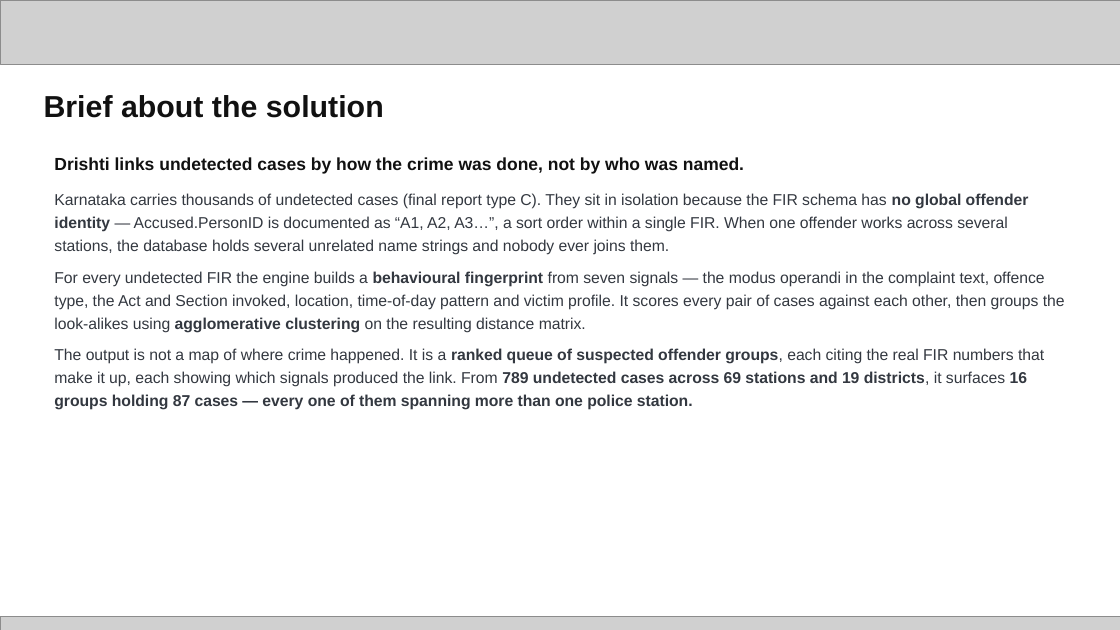
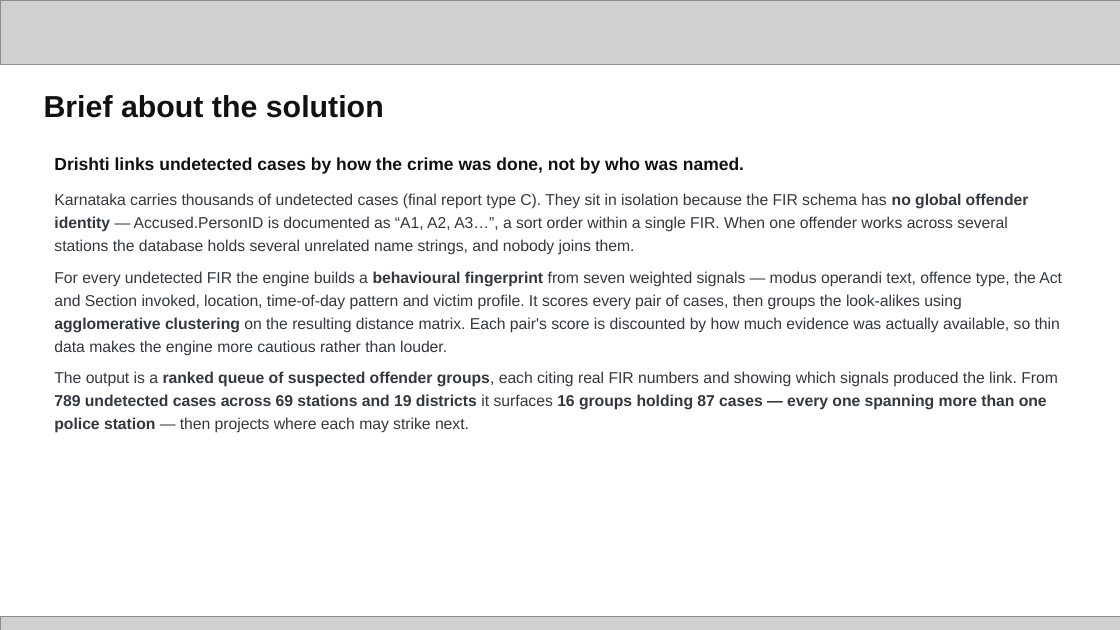
Before and after one commit to whysush/drishti-crimelink, a slide deck: slide 2 of docs/submission/Drishti_KSP_Datathon_2026_Prototype_Submission.pptx. Drawn at 1120x630 pixels with LibreOffice and Linux fonts; fonts in the diff are those of the drawing; grey boxes stand for pictures. Boxes give left, top, right and bottom in pixels: in the first picture for what was removed or moved away, otherwise in the second. Text is boxed around its words. In the diff, an @@ line names an element or a change of style, - is before the commit and + after.

```diff
--- a/docs/submission/Drishti_KSP_Datathon_2026_Prototype_Submission.pptx
+++ b/docs/submission/Drishti_KSP_Datathon_2026_Prototype_Submission.pptx
@@ text at [54,193,1062,433]: text changed @@
-Karnataka carries thousands of undetected cases (final report type C). They sit in isolation because the FIR schema has no global offender identity — Accused.PersonID is documented as “A1, A2, A3…”, a sort order within a single FIR. When one offender works across several stations, the database holds several unrelated name strings and nobody ever joins them.
-For every undetected FIR the engine builds a behavioural fingerprint from seven signals — the modus operandi in the complaint text, offence type, the Act and Section invoked, location, time-of-day pattern and victim profile. It scores every pair of cases against each other, then groups the look-alikes using agglomerative clustering on the resulting distance matrix.
-The output is not a map of where crime happened. It is a ranked queue of suspected offender groups, each citing the real FIR numbers that make it up, each showing which signals produced the link. From 789 undetected cases across 69 stations and 19 districts, it surfaces 16 groups holding 87 cases — every one of them spanning more than one police station.
+Karnataka carries thousands of undetected cases (final report type C). They sit in isolation because the FIR schema has no global offender identity — Accused.PersonID is documented as “A1, A2, A3…”, a sort order within a single FIR. When one offender works across several stations the database holds several unrelated name strings, and nobody joins them.
+For every undetected FIR the engine builds a behavioural fingerprint from seven weighted signals — modus operandi text, offence type, the Act and Section invoked, location, time-of-day pattern and victim profile. It scores every pair of cases, then groups the look-alikes using agglomerative clustering on the resulting distance matrix. Each pair's score is discounted by how much evidence was actually available, so thin data makes the engine more cautious rather than louder.
+The output is a ranked queue of suspected offender groups, each citing real FIR numbers and showing which signals produced the link. From 789 undetected cases across 69 stations and 19 districts it surfaces 16 groups holding 87 cases — every one spanning more than one police station — then projects where each may strike next.
```
Also in this commit, not shown: 11 other slides changed, 3 slides added, 1 slide removed, 2 other files.
